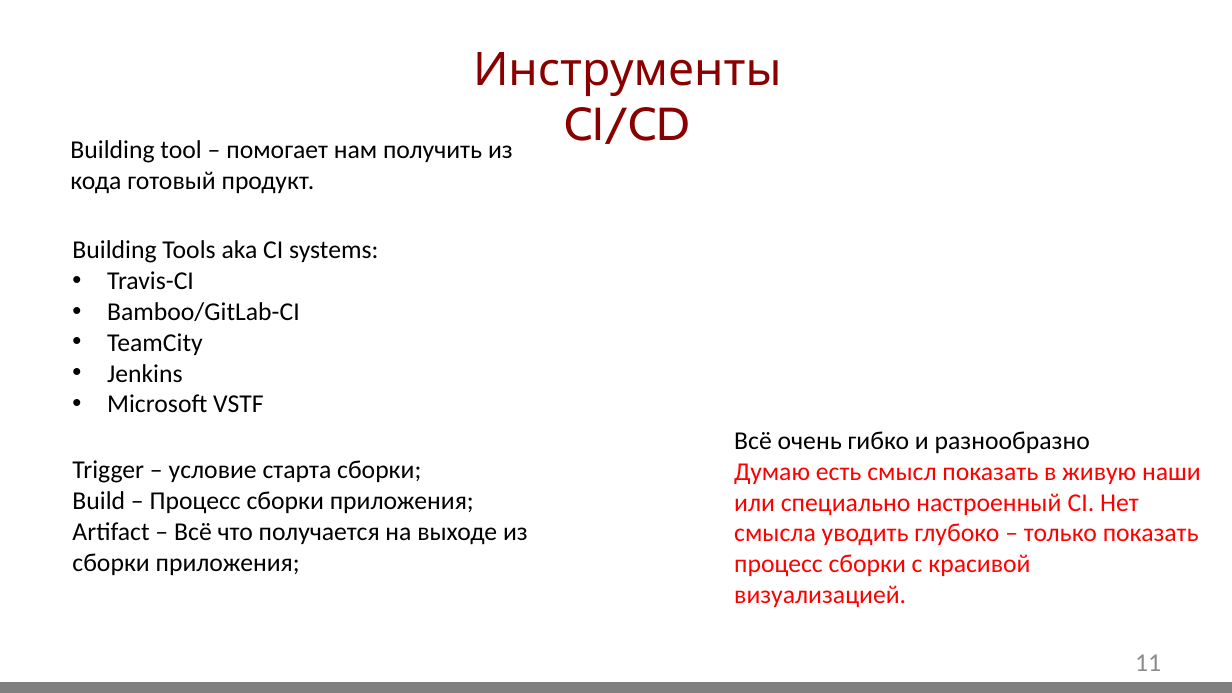
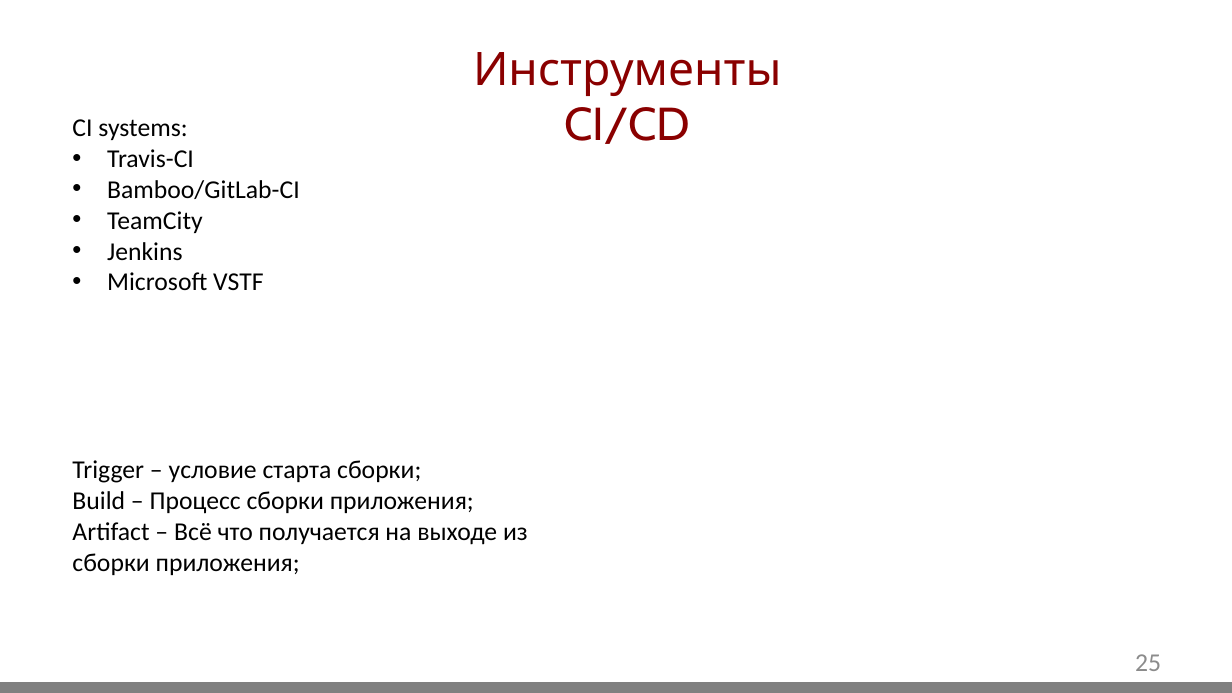
Before and after one commit to GidMaster/qa-courses, a slide deck: slide 25 of lection.pptx (slide 11 before the commit). Drawn at 1232x693 pixels with LibreOffice and Linux fonts; fonts in the diff are those of the drawing; background and template pictures are left out. Boxes give left, top, right and bottom in pixels: in the first picture for what was removed or moved away, otherwise in the second. Text is boxed around its words. In the diff, an @@ line names an element or a change of style, - is before the commit and + after.

```diff
--- a/lection.pptx
+++ b/lection.pptx
@@ text "СI systems:": place and size @@
-text "СI systems:" at (72,240,378,413)
+text "СI systems:" at (72,119,300,291)
@@ text at (72,119,187,140): text changed @@
-Building Tools aka CI systems:
+СI systems:
@@ text removed at (70,140,513,194) @@
-Building tool – помогает нам получить из кода готовый продукт.
@@ text removed at (734,431,1201,608) @@
-Всё очень гибко и разнообразно
-Думаю есть смысл показать в живую наши или специально настроенный CI. Нет смысла уводить глубоко – только показать процесс сборки с красивой визуализацией.
@@ page number at (1135,654,1161,671): text changed @@
-11
+25
```
Also in this commit, not shown: 11 other slides changed, 14 slides added, 4 slides removed.
